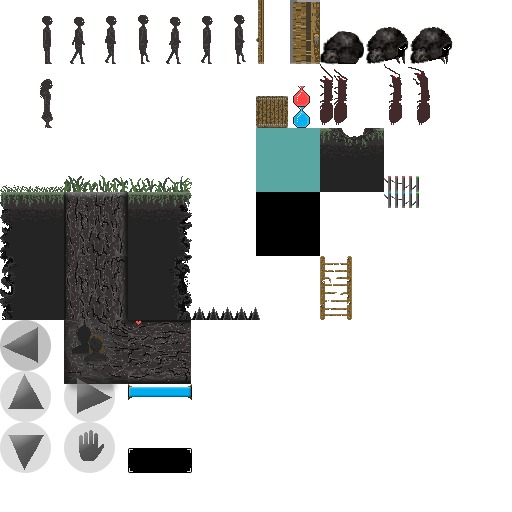
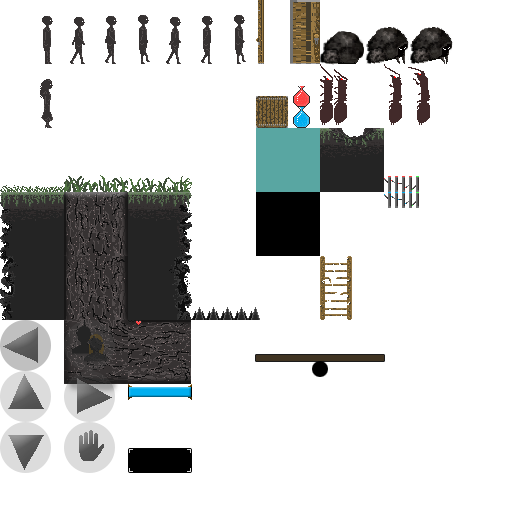
Revision of a layered 512×512 image; what changed, layer by layer:
added layer "Layer 2" in group "Objects" over [312, 361, 328, 377]
added layer "Swing" in group "Objects" over [256, 355, 384, 361]
